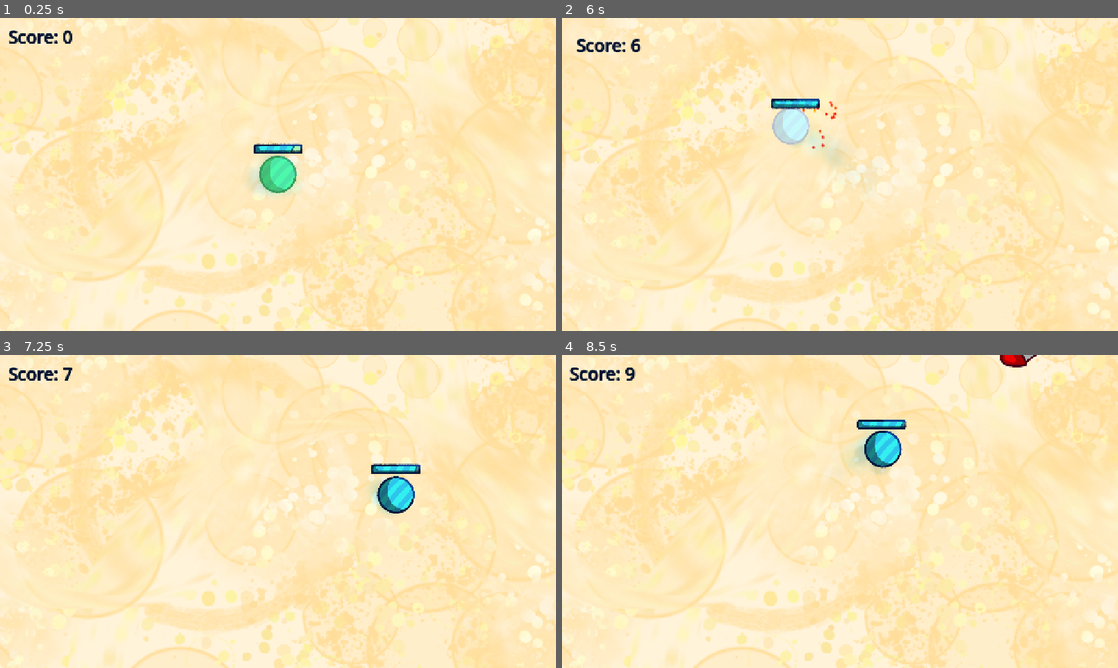
Above: before the commit, frames 1-4 (two rows, left to right).
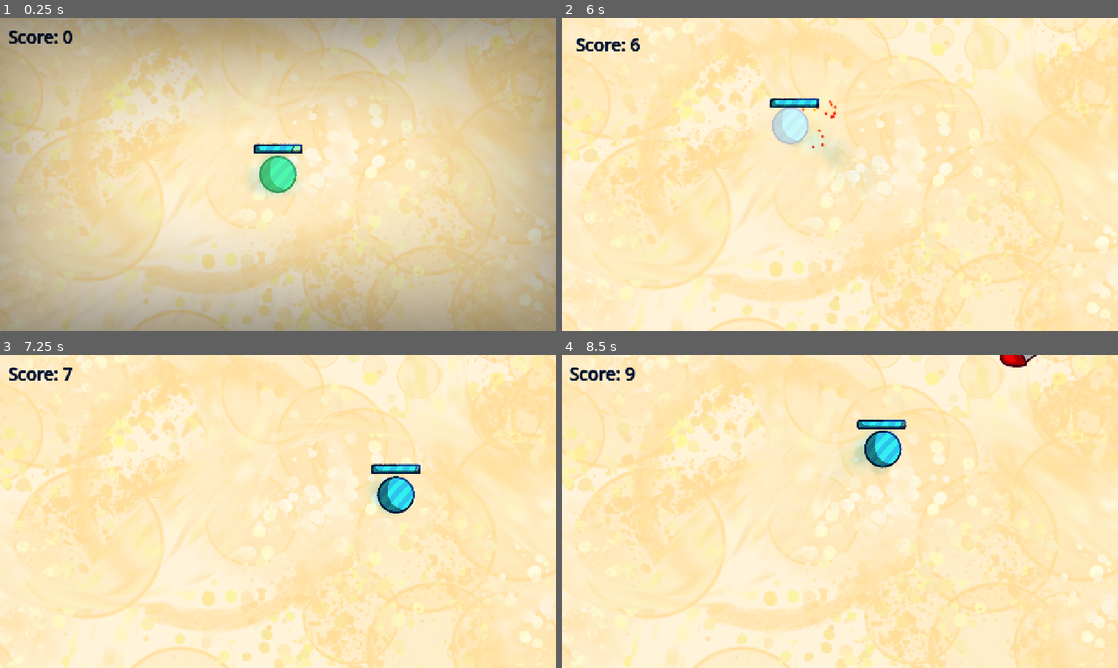
Above: after the commit, the same moments.

Repository: onebobtwobobredbobbluebob/dot-dodge-game
Game: Godot game, scene res://main/main.tscn
Two runs of this game, one before a commit and one after it. Both use one fixed random seed, a clock stepped at 60 frames per second and the inputs below.
Inputs (mouse positions are in pixels of both pictures, inside the frame that each line leads up to):
- Up to frame 1 (0.25 s): no input
- Up to frame 2 (6 s): tap Enter at 0.5 s; move the mouse to (962, 158) at 0.52 s; hold Right 0.53-1.28 s; tap Alt every 1.5 s from 0.6 to 5.1 s; click (962, 158) at 0.67 s; move the mouse to (728, 190) at 1.27 s; hold Down 1.28-2.03 s; tap Shift every 1.5 s from 1.35 to 5.85 s; move the mouse to (895, 105) at 2.02 s; hold Right 2.03-2.78 s; move the mouse to (812, 237) at 2.77 s; hold Up 2.78-3.53 s; click (812, 237) at 2.92 s; move the mouse to (1006, 221) at 3.52 s; hold Left 3.53-5.03 s; move the mouse to (673, 127) at 4.27 s; move the mouse to (867, 174) at 5.02 s; hold Down 5.03-5.78 s; click (867, 174) at 5.17 s; move the mouse to (756, 96) at 5.77 s; hold Right from 5.78 s (still down)
- Up to frame 3 (7.25 s): move the mouse to (400, 495) at 6.52 s; release Right at 6.53 s; hold Up from 6.53 s (still down); tap Alt at 6.6 s
- Up to frame 4 (8.5 s): move the mouse to (728, 527) at 7.27 s; release Up at 7.28 s; hold Right 7.28-8.03 s; tap Shift at 7.35 s; click (728, 527) at 7.42 s; move the mouse to (895, 442) at 8.02 s; hold Down from 8.03 s (still down); tap Alt at 8.1 s

The runs differ from the first frame. In frame 1, 62% of the frame differs, in the area x 0-100%, y 0-100%; in frame 2, 1.2%; in frame 3, less than 0.1%; in frame 4, less than 0.1%.

Commit message:
added vignette effect for when health is low

Diff:
--- a/ui/health.gd
+++ b/ui/health.gd
@@ -23,4 +23,4 @@
 	if x - $Sprite2D3/HealthInsides.position.x > 7:
 		$HealParticles.emitting = true
 	if GameState.player.health > 0:
-		GameState.player.health += (GameState.player.max_health / 100) * delta
+		GameState.player.health += (GameState.player.max_health / 100) * delta * 0.5
--- /dev/null
+++ b/world/vignette.gd
@@ -0,0 +1,22 @@
+extends Sprite2D
+
+var timer: float
+var target_a: float = 0
+
+func _ready() -> void:
+	scale = Vector2(1.2, 1.2)
+
+func _process(delta: float) -> void:
+	if timer > 360:
+		timer = fmod(timer, 360)
+	timer += delta
+	scale = Vector2(1.2, 1.2) * (1 + (sin(timer * 4) * 0.04))
+
+	if GameState.player.health < (GameState.player.max_health / 3):
+		target_a = 1.0 + (-GameState.player.health / (GameState.player.max_health / 3))
+	else:
+		target_a = 0
+	modulate.a = lerp(modulate.a, target_a, 1 - pow(0.05, delta))
+
+	if not GameState.alive:
+		visible = false
--- a/world/world.tscn
+++ b/world/world.tscn
@@ -7,6 +7,8 @@
 [ext_resource type="Script" uid="uid://h538l07d675r" path="res://world/node_2d.gd" id="5_fn3g3"]
 [ext_resource type="PackedScene" uid="uid://dqyugskh0mrhc" path="res://ui/health.tscn" id="5_mmdvd"]
 [ext_resource type="Script" uid="uid://djmmxotl1bcvn" path="res://world/label.gd" id="7_sc4t8"]
+[ext_resource type="Script" uid="uid://c75se40jknbvx" path="res://world/vignette.gd" id="8_4papg"]
+[ext_resource type="Texture2D" uid="uid://bnnyefriok2i6" path="res://assets/vignette_white.png" id="8_ai45w"]
 
 [node name="World" type="Node2D" unique_id=556920693]
 script = ExtResource("1_h5o24")
@@ -14,9 +16,6 @@
 [node name="Background" type="Sprite2D" parent="." unique_id=1960123608]
 scale = Vector2(1.5, 1.5)
 texture = ExtResource("2_h5o24")
-
-[node name="Camera2D" type="Camera2D" parent="." unique_id=1027449500]
-script = ExtResource("1_tcf2h")
 
 [node name="Enemies" type="Node2D" parent="." unique_id=565335497]
 
@@ -40,3 +39,15 @@
 theme_override_font_sizes/font_size = 39
 text = "Score: 0"
 script = ExtResource("7_sc4t8")
+
+[node name="CanvasLayer" type="CanvasLayer" parent="." unique_id=2086182324]
+offset = Vector2(640, 360)
+transform = Transform2D(1, 0, 0, 1, 640, 360)
+
+[node name="Vignette" type="Sprite2D" parent="CanvasLayer" unique_id=81844700]
+modulate = Color(0, 0, 0, 1)
+texture = ExtResource("8_ai45w")
+script = ExtResource("8_4papg")
+
+[node name="Camera2D" type="Camera2D" parent="." unique_id=1027449500]
+script = ExtResource("1_tcf2h")
Binary file added: assets/vignette_white.png
Not shown, added: assets/vignette_white.png.import
Not shown, added: world/vignette.gd.uid
